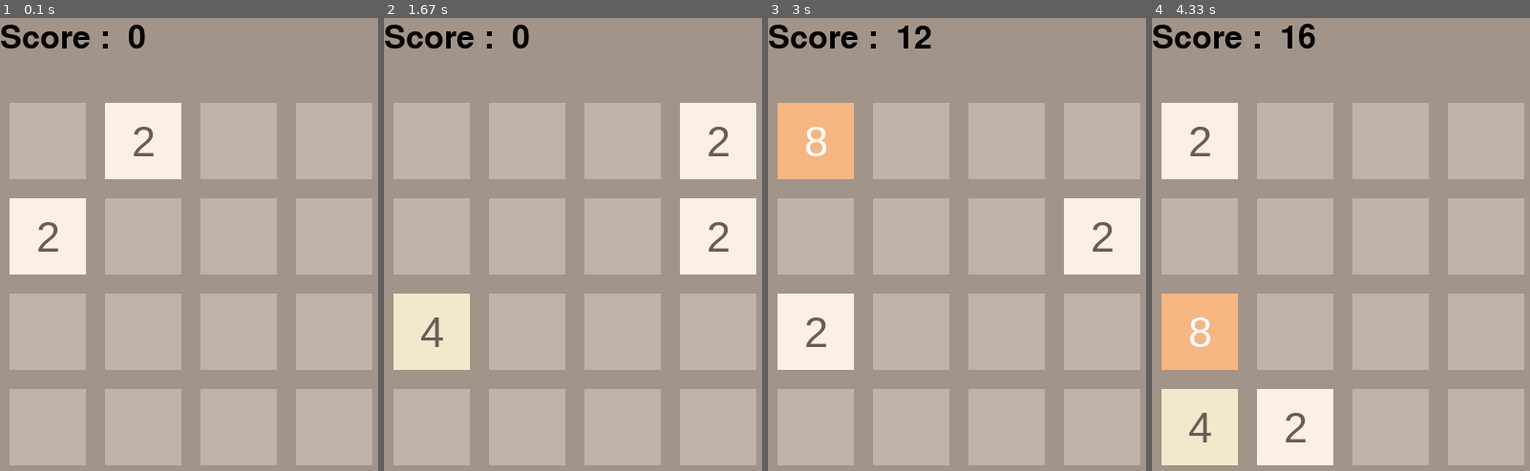
Above: before the commit, frames 1-4 (left to right).
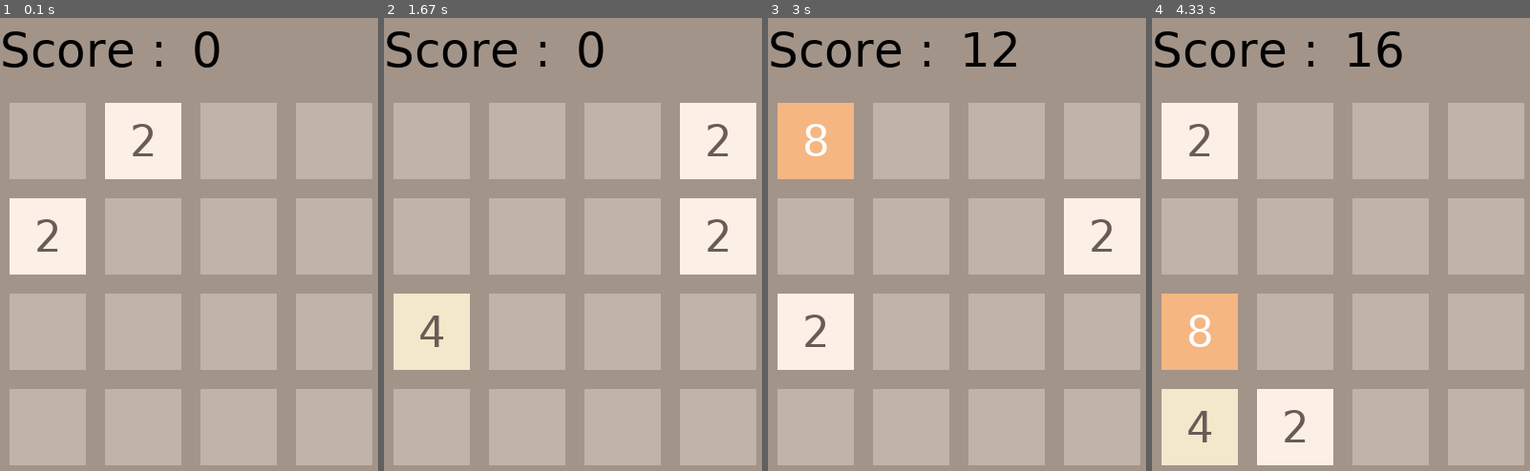
Above: after the commit, the same moments.

Repository: codePerfect7/2048pygame
Game: pygame game, started from game.py
The game is run twice, just before and just after one commit, with the same random seed, the same clock (stepped at 60 frames per second) and the same inputs.
Inputs:
- Up to frame 1 (0.1 s): no input
- Up to frame 2 (1.67 s): hold Q 0.33-0.8 s; hold Right 0.33-0.8 s; hold Up from 1.33 s (still down)
- Up to frame 3 (3 s): release Up at 1.8 s; hold Left 2.33-2.87 s; hold Down from 2.9 s (still down)
- Up to frame 4 (4.33 s): release Down at 3.37 s; hold Q 3.4-3.87 s; hold Left 3.4-3.87 s; hold Left from 3.9 s (still down)

The runs differ from the first frame. In frame 1, 1.9% of the frame differs, in the area x 0-59%, y 1-52%; in frame 2, 2.0%; in frame 3, 2.2%; in frame 4, 2.4%, in the area x 0-67%, y 1-94%.

Commit message:
Update game.py

Diff:
--- a/game.py
+++ b/game.py
@@ -1,94 +1,74 @@
-import colors as c
 import pygame
 from random import randint, choice
+import colors as c
 
 WIDTH, HEIGHT = 400, 500
 FPS = 30
 
 pygame.init()
 window = pygame.display.set_mode((WIDTH, HEIGHT))
-pygame.display.set_caption('2048')
+pygame.display.set_caption('2048 Game')
 
 class Game:
     def __init__(self, window):
         self.window = window
-        self.matrix = [[0]*4 for _ in range(4)]
-        self.cells = []
-        self.score = [0,0]
-        self.fontEngine = pygame.font.SysFont('Helvetica',45)
-        self.over = [False, False]
+        self.matrix = [[0]*4 for _ in range(4)]    # The matrix that holds the values
+        self.cells = []    # Store data about tiles and text to draw on the screen
+        self.score = [0,0]   # List to store the score in first index and data to draw in second position
+        self.fontEngine = pygame.font.SysFont(c.SCORE_LABEL_FONT, 45)
+        self.over = [False, False]   # First index stores whether the game is over. Second index stores whether game is lost or won
         self.startGame()
-        self.updateTiles()
 
     def startGame(self):
+        ''' Entry point for the game. Executes every time a new board is made '''
+
+        # Adding two random tiles to the matrix
         row, col = randint(0,3), randint(0,3)
         self.matrix[row][col] = 2
         while self.matrix[row][col] != 0:
             row, col = randint(0,3), randint(0,3)
         self.matrix[row][col] = 2
 
+        # To populate self.cells list with required data to draw
         for i in range(1,5):
             row = []
             for j in range(4):
-                rect = pygame.Rect(10+j*100, 10+i*100,80,80)
-                textRect,textSurface = None, None
+                rect = pygame.Rect(10+j*100, 10+i*100, 80, 80)
+                textRect, textSurface = None, None
                 if (x:=self.matrix[i-1][j]) != 0:
                     textSurface = self.fontEngine.render(str(x), True, c.CELL_NUMBER_COLORS[x])
                     textRect = textSurface.get_rect()
                     textRect.center = rect.center
-                row.append({"rect": rect, "textRect": textRect,"textSurface": textSurface})
+                row.append({
+                    "rect": rect,
+                    "textRect": textRect,
+                    "textSurface": textSurface
+                })
             self.cells.append(row)
-        scoreSurface = pygame.font.SysFont(c.SCORE_LABEL_FONT[0], 50).render('Score : ', True, (0,0,0))
+
+        # To populate self.score with required data to draw
+        scoreSurface = pygame.font.SysFont(c.SCORE_LABEL_FONT, 50).render('Score : ', True, (0,0,0))
         scoreRect = scoreSurface.get_rect()
         scoreRect.top = 25
         self.score[1] = [scoreSurface, scoreRect]
 
-    def stack(self):
-        new_matrix = [[0]*4 for _ in range(4)]
-        for i in range(4):
-            position = 0
-            for j in range(4):
-                if self.matrix[i][j] != 0:
-                    new_matrix[i][position] = self.matrix[i][j]
-                    position += 1
-        self.matrix = new_matrix
-
-    def combine(self):
+    def addNewTile(self):
+        ''' Adds a new tile to the matrix '''
+        row, col = randint(0,3), randint(0,3)
+        while self.matrix[row][col] != 0:
+            row, col = randint(0,3), randint(0,3)
+        self.matrix[row][col] = choice([2,2,2,2,4])
+
+    def horMoveExists(self):
+        ''' Checks whether a horizontal move exists or not '''
         for i in range(4):
             for j in range(3):
-                x=self.matrix[i][j]
-                if x != 0 and x == self.matrix[i][j+1]:
-                    self.matrix[i][j] *= 2
-                    self.matrix[i][j+1] = 0
-                    self.score[0] += self.matrix[i][j]
-
-    def reverse(self):
-        new_matrix = []
-        for row in self.matrix:
-            new_matrix.append(row[::-1])
-        self.matrix = new_matrix
-
-    def transpose(self):
-        new_matrix = [[0]*4 for _ in range(4)]
-        for i in range(4):
-            for j in range(4):
-                new_matrix[j][i] = self.matrix[i][j]
-        self.matrix = new_matrix
-
-    def addNewTile(self):
-        row, col = randint(0,3),randint(0,3)
-        while self.matrix[row][col] != 0:
-            row, col = randint(0,3),randint(0,3)
-        self.matrix[row][col] = choice([2,2,2,2,4])
-
-    def horMoveExists(self):
-        for i in range(4):
-            for j in range(3):
-                if self.matrix[i][j] == self.matrix[i][j+1]:
+                if self.matrix[i][j+1] == self.matrix[i][j]:
                     return True
         return False
 
     def verMoveExists(self):
+        ''' Checks whether a vertical move exists or not '''
         for i in range(3):
             for j in range(4):
                 if self.matrix[i+1][j] == self.matrix[i][j]:
@@ -96,12 +76,14 @@
         return False
 
     def gameOver(self):
+        ''' Checks whether the game is over or not '''
         if any(2048 in row for row in self.matrix):
             self.over = [True, True]
-        elif not any(0 in row for row in self.matrix) and not self.horMoveExists() and not self.verMoveExists():
+        if not any(0 in row for row in self.matrix) and not self.horMoveExists() and not self.verMoveExists():
             self.over = [True, False]
 
     def updateTiles(self):
+        ''' Updates self.cells with the new data when something changes it's position on the board '''
         for i in range(4):
             for j in range(4):
                 if (x:=self.matrix[i][j]) != 0:
@@ -114,7 +96,44 @@
                     self.cells[i][j]['textRect'] = None
                     self.cells[i][j]['textSurface'] = None
 
+    def stack(self):
+        ''' Stacks all the elements to the left of the matrix '''
+        new_matrix = [[0]*4 for _ in range(4)]
+        for i in range(4):
+            position = 0
+            for j in range(4):
+                if self.matrix[i][j] != 0:
+                    new_matrix[i][position] = self.matrix[i][j]
+                    position += 1
+        self.matrix = new_matrix
+
+    def combine(self):
+        ''' Combines two elements if they are of same value into one and updates the matrix '''
+        for i in range(4):
+            for j in range(3):
+                x = self.matrix[i][j]
+                if x != 0 and x == self.matrix[i][j+1]:
+                    self.matrix[i][j] *= 2
+                    self.matrix[i][j+1] = 0
+                    self.score[0] += self.matrix[i][j]
+
+    def reverse(self):
+        ''' Mirrors the matrix. Ex. [[2,4,8,8],...] will give [[8,8,4,2],...] '''
+        new_matrix = []
+        for row in self.matrix:
+            new_matrix.append(row[::-1])
+        self.matrix = new_matrix
+
+    def transpose(self):
+        ''' Takes the transpose of matrix. Ref : https://www.geeksforgeeks.org/program-to-find-transpose-of-a-matrix/ '''
+        new_matrix = [[0]*4 for _ in range(4)]
+        for i in range(4):
+            for j in range(4):
+                new_matrix[j][i] = self.matrix[i][j]
+        self.matrix = new_matrix
+
     def scs(self):
+        ''' Helper function to stack, combine and stack '''
         oldmatrix = self.matrix
         self.stack()
         self.combine()
@@ -122,15 +141,17 @@
         return oldmatrix
 
     def aug(self):
+        ''' Helper function to add new tile, updating tiles and checking whether game is over '''
         self.addNewTile()
         self.updateTiles()
         self.gameOver()
 
     def left(self):
-        oldmatrix=self.scs()
-        if oldmatrix==self.matrix:
-            return
-        self.aug()
+        oldmatrix = self.scs()
+        if oldmatrix == self.matrix:
+            return
+        self.aug()
+
     def right(self):
         oldmatrix = self.matrix
         self.reverse()
@@ -139,6 +160,7 @@
         if oldmatrix == self.matrix:
             return
         self.aug()
+
     def up(self):
         oldmatrix = self.matrix
         self.transpose()
@@ -147,8 +169,9 @@
         if oldmatrix == self.matrix:
             return
         self.aug()
+
     def down(self):
-        oldmatrix = self.matrix
+        oldmatrix =self.matrix
         self.transpose()
         self.reverse()
         self.scs()
@@ -159,62 +182,73 @@
         self.aug()
 
     def reset(self):
+        ''' Resets the game by calling the constructor '''
         self.__init__(self.window)
 
 def draw(window, matrix, cells, score, over):
+    ''' Single function to populate the board with the elements '''
+    # Background and Score label
     window.fill(c.GRID_COLOR)
     window.blit(score[1][0], score[1][1])
-    scoreSurface = pygame.font.SysFont(c.SCORE_LABEL_FONT[0], 50).render(str(score[0]), True, (0,0,0))
+    # Score
+    scoreSurface = pygame.font.SysFont(c.SCORE_LABEL_FONT, 50).render(str(score[0]), True, (0,0,0))
     scoreRect = scoreSurface.get_rect()
     scoreRect.top = 25
     scoreRect.left = score[1][1].right + 10
     window.blit(scoreSurface, scoreRect)
+    # Cells
     for i in range(4):
         for j in range(4):
-            cell=cells[i][j]
+            cell = cells[i][j]
             if (x:=matrix[i][j]) != 0:
                 pygame.draw.rect(window, c.CELL_COLORS[x], cell['rect'])
                 window.blit(cell['textSurface'], cell['textRect'])
             elif x == 0:
                 pygame.draw.rect(window, c.EMPTY_CELL_COLOR, cell['rect'])
+    # Game Over
     if over[0] and over[1]:
-        gameOverSurface = pygame.font.SysFont(c.SCORE_LABEL_FONT[0], 45).render('2048 Completed. Ctrl+q to reset', True, (0,0,0))
+        gameOverSurface = pygame.font.SysFont(c.SCORE_LABEL_FONT, 25).render('2048 Completed. Ctrl + q to reset', True, (0,0,0))
         gameOverRect = gameOverSurface.get_rect()
-        gameOverRect.center = (WIDTH // 2, HEIGHT // 2)
-        window.blip(gameOverSurface, gameOverRect)
+        gameOverRect.center = (WIDTH//2, HEIGHT//2)
+        window.blit(gameOverSurface, gameOverRect)
     if over[0] and not over[1]:
-        gameOverSurface = pygame.font.SysFont(c.SCORE_LABEL_FONT[0], 45).render('No possible moves. Ctrl+q to reset', True, (0,0,0))
+        gameOverSurface = pygame.font.SysFont(c.SCORE_LABEL_FONT, 25).render('No moves left. Ctrl + q to reset', True, (0,0,0))
         gameOverRect = gameOverSurface.get_rect()
-        gameOverRect.center = (WIDTH // 2, HEIGHT // 2)
-        window.blip(gameOverSurface, gameOverRect)
+        gameOverRect.center = (WIDTH//2, HEIGHT//2)
+        window.blit(gameOverSurface, gameOverRect)
+
     pygame.display.update()
 
 def main():
+    ''' Main entry point for the program '''
     running = True
     clock = pygame.time.Clock()
     game = Game(window)
 
     while running:
         clock.tick(FPS)
+
         draw(window, game.matrix, game.cells, game.score, game.over)
 
         for event in pygame.event.get():
             if event.type == pygame.QUIT:
                 running = False
                 break
+
             if event.type == pygame.KEYUP:
                 if event.key == pygame.K_LEFT:
                     game.left()
-                elif event.key == pygame.K_RIGHT:
+                if event.key == pygame.K_RIGHT:
                     game.right()
-                elif event.key == pygame.K_UP:
+                if event.key == pygame.K_UP:
                     game.up()
-                elif event.key == pygame.K_DOWN:
+                if event.key == pygame.K_DOWN:
                     game.down()
-                elif event.key == pygame.K_q and pygame.key.get_mods() & pygame.KMOD_CTRL and game.over:
+                if event.key == pygame.K_q and pygame.key.get_mods() & pygame.KMOD_CTRL and game.over:
                     game.reset()
 
     pygame.quit()
+    quit()
 
 if __name__ == "__main__":
     main()
